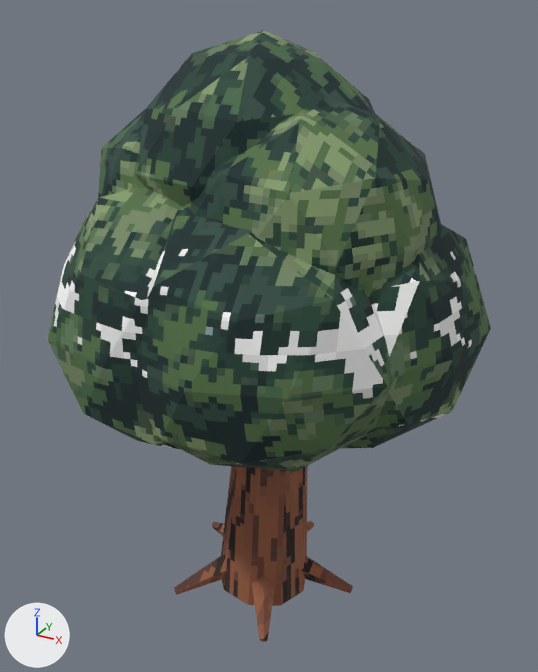
What one commit did to the glTF model ArenaTaticaUnity/Assets/ArenaTatica/Resources/Models/Mapa/bosque/arvore_jovem.glb.
The view is the same before and after, from a camera (50 mm lens) standing at (0.903, -1.605, 1.627) and looking at (0.011, 0.017, 0.816). Every picture has the same lights, and +X, +Y and +Z are marked at lower left. The picture after the commit comes second.

The older version as bpy lines, for what is in view:
```python
ob_bosque_arvore_jovem = bpy.data.objects.new('bosque_arvore_jovem', me_cone_024)
ob_bosque_arvore_jovem.location = (0.0, 0.0, 0.0)
```
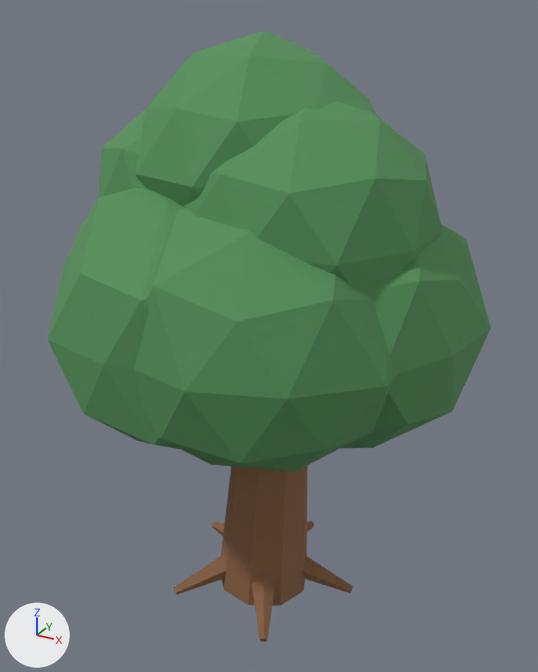
Where the change shows, as pixel boxes (x1, y1, x2, y2) in the pictures (538 x 672 px):
```json
{"object": "bosque_arvore_jovem", "change": "surface changed", "before": [47, 30, 491, 642], "after": [47, 30, 491, 642]}
```

The change, as JSON lines over the scene's bpy script:
```json
{"block": "mat_bosque_casca", "where": "n0 = _N.new('ShaderNodeBsdfPrincipled'); n0.name = 'Principled BSDF'"}
{"op": "set", "path": "n0.inputs[2].default_value", "old": "0.9", "new": "0.88", "note": "'Roughness'"}
{"block": "mat_bosque_casca", "where": "n2 = _N.new('ShaderNodeMix'); n2.name = 'Mix'"}
{"op": "add", "block": "mat_bosque_casca", "code": "n2.inputs[7].default_value = (0.25, 0.12, 0.055, 1.0)  # 'B', brown #896142"}
{"op": "remove", "block": "mat_bosque_casca", "code": "n4 = _N.new('ShaderNodeTexImage'); n4.name = 'Image Texture'"}
{"op": "remove", "block": "mat_bosque_casca", "code": "n4.image = img_bosque_casca"}
{"op": "remove", "block": "mat_bosque_casca", "code": "n4.interpolation = 'Closest'"}
{"block": "mat_bosque_casca", "where": "n3 = _N.new('ShaderNodeVertexColor'); n3.name = 'Color Attribute'"}
{"op": "remove", "block": "mat_bosque_casca", "code": "_L.new(n3.outputs[0], n2.inputs[7])  # 'Color' to 'B'"}
{"op": "remove", "block": "mat_bosque_casca", "code": "_L.new(n4.outputs[0], n2.inputs[6])  # 'Color' to 'A'"}
{"op": "add", "block": "mat_bosque_casca", "code": "_L.new(n3.outputs[0], n2.inputs[6])  # 'Color' to 'A'"}
{"block": "mat_bosque_folhagem", "where": "n0 = _N.new('ShaderNodeBsdfPrincipled'); n0.name = 'Principled BSDF'"}
{"op": "set", "path": "n0.inputs[2].default_value", "old": "0.9", "new": "0.88", "note": "'Roughness'"}
{"block": "mat_bosque_folhagem", "where": "n2 = _N.new('ShaderNodeMix'); n2.name = 'Mix'"}
{"op": "add", "block": "mat_bosque_folhagem", "code": "n2.inputs[7].default_value = (0.09, 0.28, 0.1, 1.0)  # 'B', green #559059"}
{"op": "remove", "block": "mat_bosque_folhagem", "code": "n4 = _N.new('ShaderNodeTexImage'); n4.name = 'Image Texture'"}
{"op": "remove", "block": "mat_bosque_folhagem", "code": "n4.image = img_bosque_folhagem"}
{"op": "remove", "block": "mat_bosque_folhagem", "code": "n4.interpolation = 'Closest'"}
{"block": "mat_bosque_folhagem", "where": "n3 = _N.new('ShaderNodeVertexColor'); n3.name = 'Color Attribute'"}
{"op": "remove", "block": "mat_bosque_folhagem", "code": "_L.new(n3.outputs[0], n2.inputs[7])  # 'Color' to 'B'"}
{"op": "remove", "block": "mat_bosque_folhagem", "code": "_L.new(n4.outputs[0], n2.inputs[6])  # 'Color' to 'A'"}
{"op": "add", "block": "mat_bosque_folhagem", "code": "_L.new(n3.outputs[0], n2.inputs[6])  # 'Color' to 'A'"}
```
